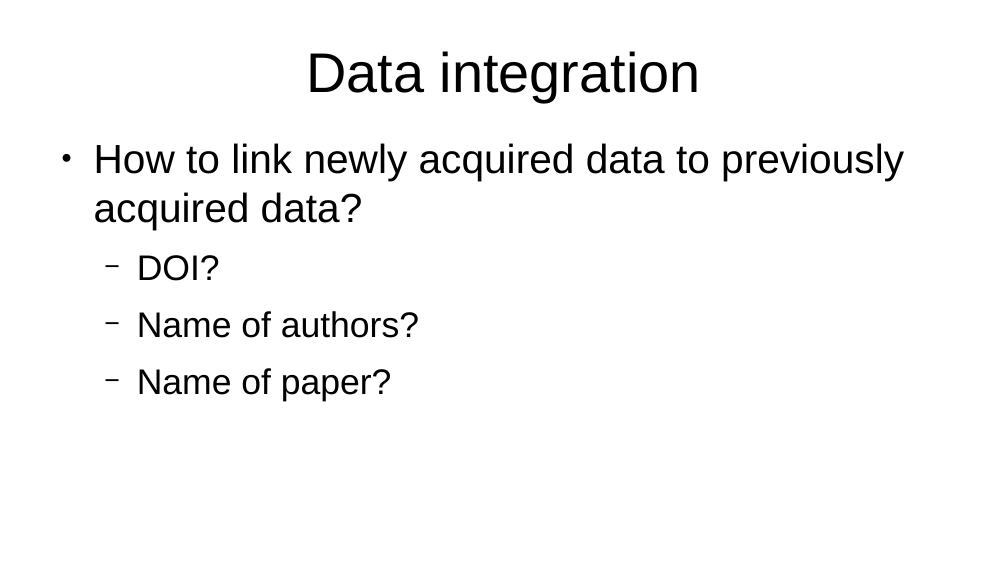
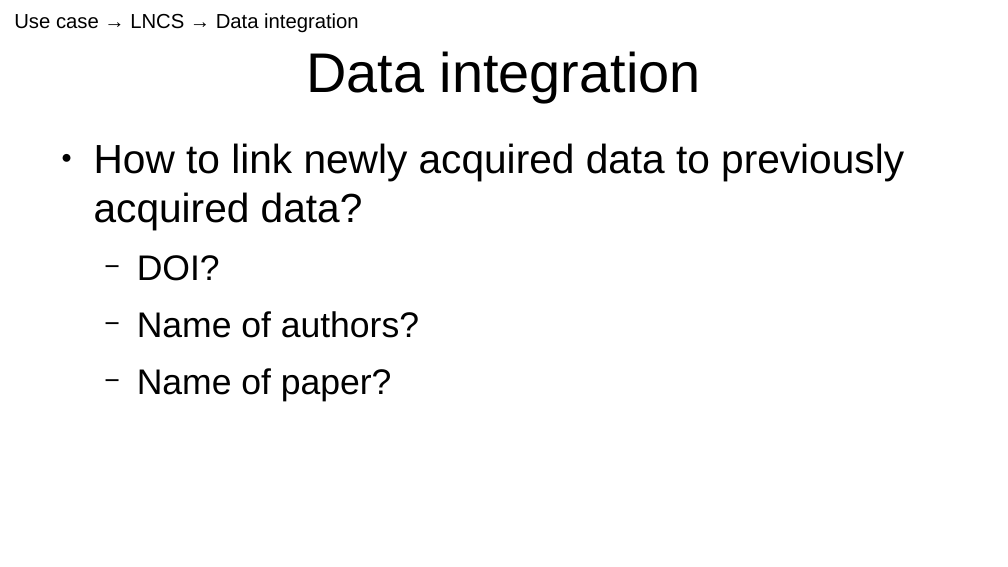
Before and after one commit to XibrenX/MasterThesis, a slide deck: slide 27 of slides/presentatie.odp (slide 21 before the commit). Drawn at 1008x567 pixels with LibreOffice and Linux fonts; fonts in the diff are those of the drawing. Boxes give left, top, right and bottom in pixels: in the first picture for what was removed or moved away, otherwise in the second. Text is boxed around its words. In the diff, an @@ line names an element or a change of style, - is before the commit and + after.

```diff
--- a/slides/presentatie.odp
+++ b/slides/presentatie.odp
@@ title added at [14, 13, 359, 33], 16 pt, text #000000 @@
+Use case → LNCS → Data integration
```
Also in this commit, not shown: 6 other slides changed, 10 slides added, 1 slide removed, 12 other files.
